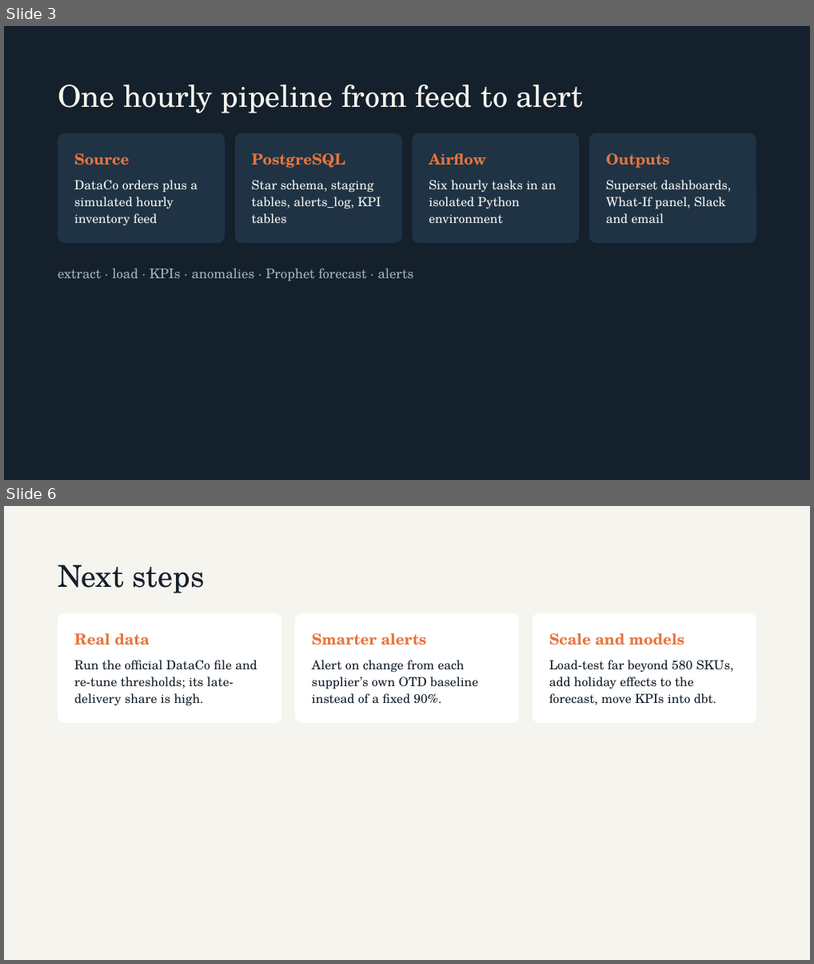
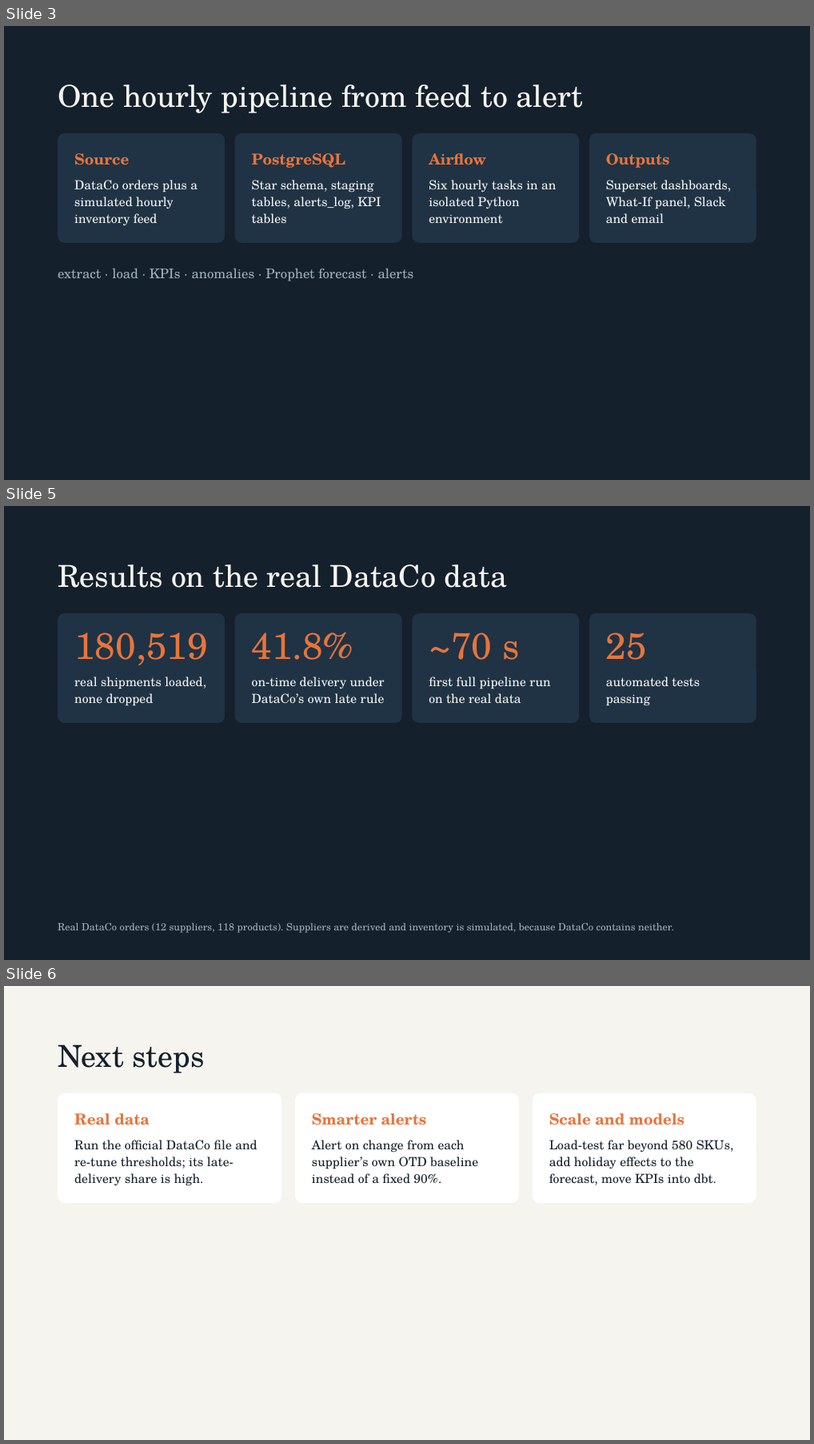
Before and after one commit to M-Amrit/retail-supply-chain-control-tower, a slide deck: docs/presentation/Retail & Supply Chain Control Tower.pptx. Shown one above the other, each under a label of ours: slides 3 and 6 before the commit, slides 3, 5 and 6 after it; the slides between them are not shown. The pictures are 814x964 and 814x1444 pixels, drawn with LibreOffice and Linux fonts; fonts in the diff are those of the drawing. Boxes give left, top, right and bottom in pixels: in the first picture for what was removed or moved away, otherwise in the second. Text is boxed around its words. In the diff, an @@ line names an element or a change of style, - is before the commit and + after.

```diff
--- a/docs/presentation/Retail & Supply Chain Control Tower.pptx
+++ b/docs/presentation/Retail & Supply Chain Control Tower.pptx
@@ slide 5 added at (4,506,810,960), background #14202B @@
@@ title added at (58,564,508,588), 36 pt, text #F6F4EF @@
+Results on the real DataCo data
@@ rounded rectangle added at (58,613,225,723), fill #1F3345 @@
@@ rounded rectangle added at (235,613,402,723), fill #1F3345 @@
@@ rounded rectangle added at (412,613,579,723), fill #1F3345 @@
@@ rounded rectangle added at (590,613,757,723), fill #1F3345 @@
@@ text added at (74,632,208,665), 44 pt, text #E8743B @@
+180,519
@@ text added at (252,632,354,660), 44 pt, text #E8743B @@
+41.8%
@@ text added at (429,632,520,660), 44 pt, text #E8743B @@
+~70 s
@@ text added at (606,632,647,660), 44 pt, text #E8743B @@
+25
@@ text added at (74,676,206,705), 15 pt, text #F6F4EF @@
+real shipments loaded, none dropped
@@ text added at (252,676,385,704), 15 pt, text #F6F4EF @@
+on-time delivery under DataCo’s own late rule
@@ text added at (429,676,550,703), 15 pt, text #F6F4EF @@
+first full pipeline run on the real data
@@ text added at (606,676,700,705), 15 pt, text #F6F4EF @@
+automated tests passing
@@ text added at (58,923,674,932), 12 pt, text #9FB0BD @@
+Real DataCo orders (12 suppliers, 118 products). Suppliers are derived and inventory is simulated, because DataCo contains neither.
```
Also in this commit, not shown: 1 slide changed, 1 slide removed, 2 other files.
